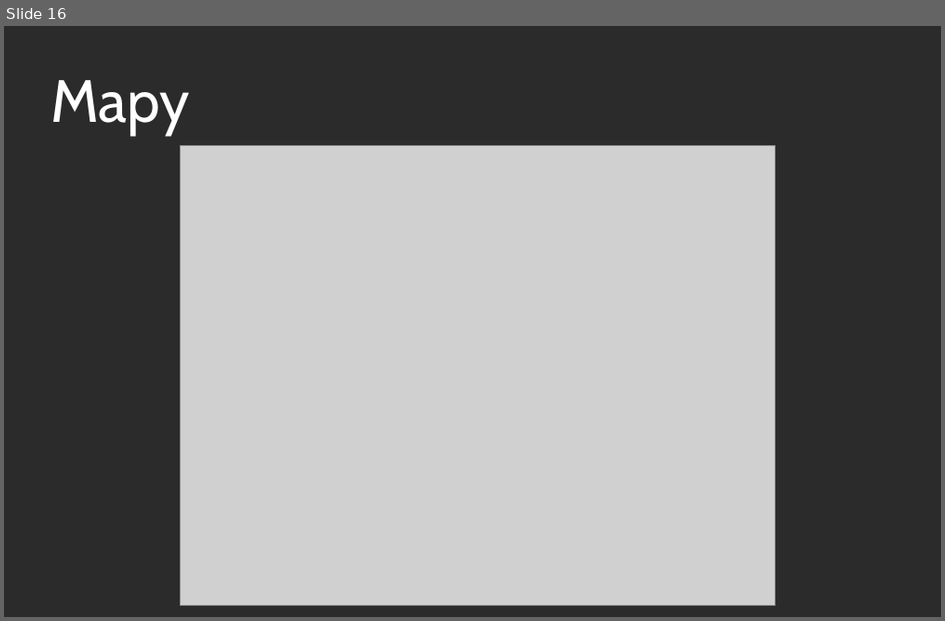
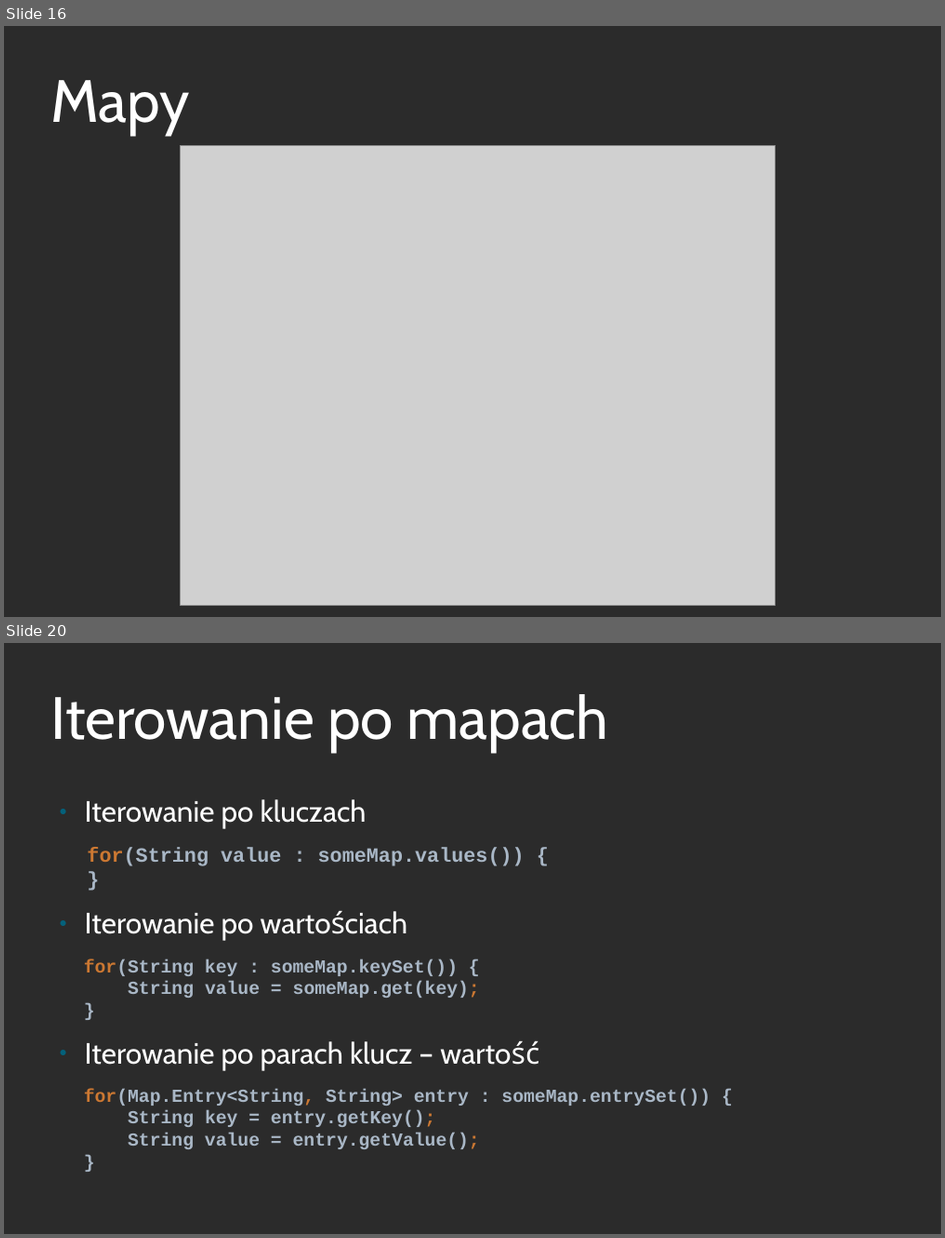
Before and after one commit to mdzidko/java-kurs, a slide deck: prezentacje/java_7.odp. Shown one above the other, each under a label of ours: slide 16 before the commit, slides 16 and 20 after it; the slides between them are not shown. The pictures are 945x621 and 945x1238 pixels, drawn with LibreOffice and Linux fonts; fonts in the diff are those of the drawing; grey boxes stand for pictures; background and template pictures are left out; a plain dark background stands for a picture behind light text. Boxes give left, top, right and bottom in pixels: in the first picture for what was removed or moved away, otherwise in the second. Text is boxed around its words. In the diff, an @@ line names an element or a change of style, - is before the commit and + after.

```diff
--- a/prezentacje/java_7.odp
+++ b/prezentacje/java_7.odp
@@ slide 20 added at (4, 643, 941, 1234), background picture (left out) @@
@@ title added at (50, 694, 609, 753), 60 pt, text #FFFFFF @@
+Iterowanie po mapach
@@ text added at (84, 799, 711, 1149), 18.5 pt, text #A9B7C6, bold @@
+● Iterowanie po kluczach
+for(String value : someMap.values()) {
+}
+● Iterowanie po wartościach
+for(String key : someMap.keySet()) {
+String value = someMap.get(key);
+}
+● Iterowanie po parach klucz – wartość
+for(Map.Entry<String, String> entry : someMap.entrySet()) {
+String key = entry.getKey();
+String value = entry.getValue();
+}
```
Also in this commit, not shown: 5 other slides added, 1 slide removed, 20 other files.
